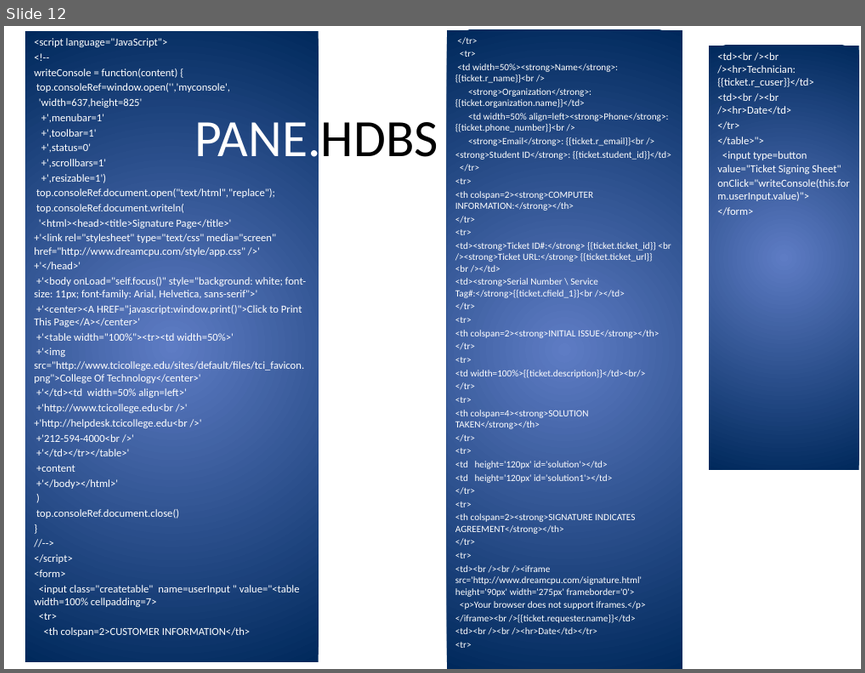
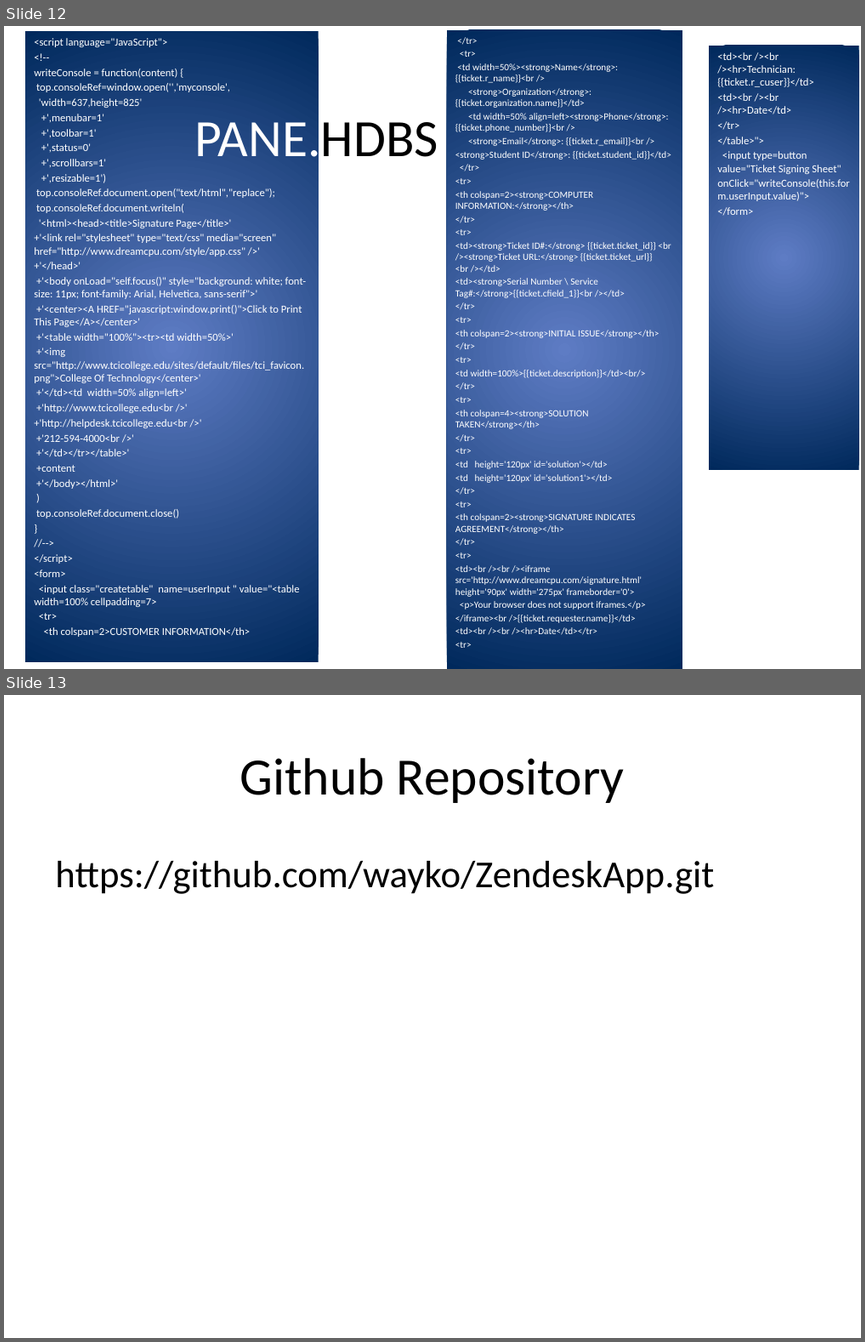
Before and after one commit to wayko/ZendeskApp, a slide deck: PowerPoint/How to make an app for Zendesk.pptx. Shown one above the other, each under a label of ours: slide 12 before the commit, slides 12 and 13 after it. The pictures are 865x673 and 865x1342 pixels, drawn with LibreOffice and Linux fonts; fonts in the diff are those of the drawing. Boxes give left, top, right and bottom in pixels: in the first picture for what was removed or moved away, otherwise in the second. Text is boxed around its words. In the diff, an @@ line names an element or a change of style, - is before the commit and + after.

Commit message:
Updated Powerpoint Presentation

```diff
--- a/PowerPoint/How to make an app for Zendesk.pptx
+++ b/PowerPoint/How to make an app for Zendesk.pptx
@@ slide 13 added at <box>4,695,861,1338</box>, background #FFFFFF @@
@@ title added at <box>239,758,624,803</box>, 44 pt, text #000000 @@
+Github Repository
@@ text added at <box>55,861,714,894</box>, 32 pt, text #000000 @@
+https://github.com/wayko/ZendeskApp.git
```
